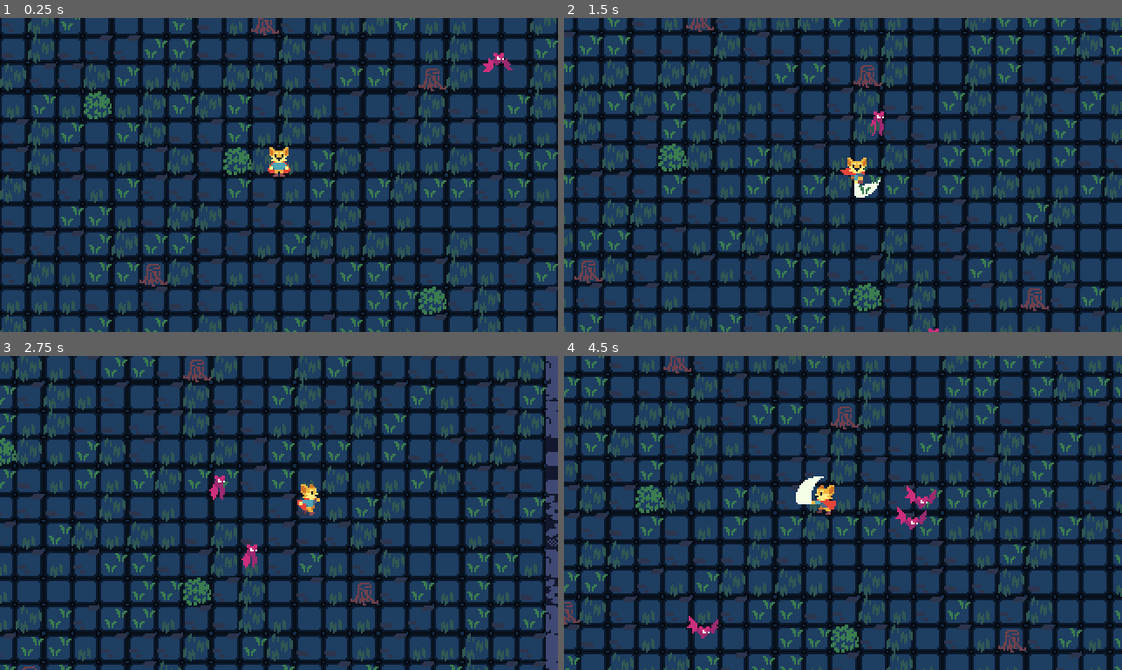
Above: before the commit, frames 1-4 (two rows, left to right).
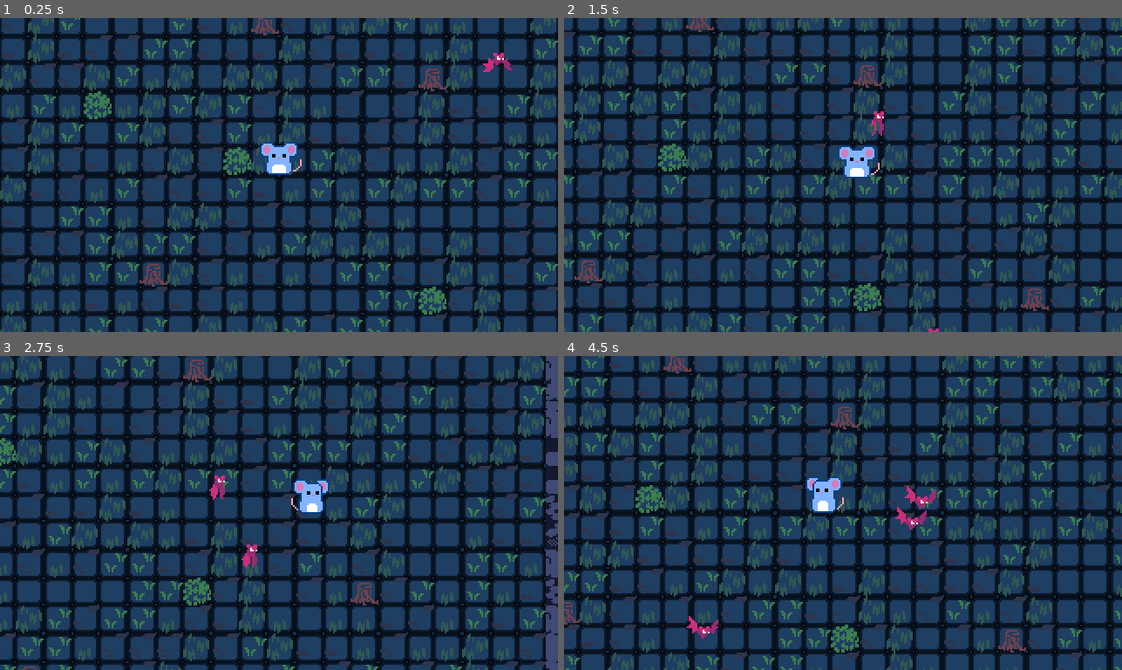
Above: after the commit, the same moments.

Repository: LiviRoseGames/GWJ-74
Game: Godot game, scene res://world.tscn
The game is run twice, just before and just after one commit, with the same random seed, the same clock (stepped at 60 frames per second) and the same inputs.
Inputs:
- Up to frame 1 (0.25 s): no input
- Up to frame 2 (1.5 s): hold D (move_right) 0.53-1.28 s; tap X (roll) at 0.6 s; hold S (move_down) from 1.28 s (still down); tap C (weapon) at 1.35 s
- Up to frame 3 (2.75 s): release S (move_down) at 2.03 s; hold D (move_right) from 2.03 s (still down); tap X (roll) at 2.1 s
- Up to frame 4 (4.5 s): release D (move_right) at 2.78 s; hold W (move_up) 2.78-3.53 s; tap C (weapon) at 2.85, 4.35 s; hold A (move_left) from 3.53 s (still down); tap X (roll) at 3.6 s

The runs differ from the first frame. In frame 1, 0.6% of the frame differs, in the area x 46-55%, y 39-51%; in frame 2, 0.7%; in frame 3, 0.6%; in frame 4, 0.7%, in the area x 41-51%, y 38-51%.

Commit message:
Updated Hero and Added Damage Boxes

Diff:
--- /dev/null
+++ b/damage_boxes/hitbox.gd
@@ -0,0 +1,29 @@
+class_name Hitbox
+extends Area2D
+
+@export var damage: = 1.0
+@export var is_storing_target: bool = false
+
+var knockback: = Vector2.ZERO
+var stored_targets: = []
+
+signal hit_hurtbox(hurtbox: Hurtbox)
+
+func _ready() -> void:
+	area_entered.connect(_on_hurtbox_entered)
+
+func clear_stored_targets() -> void:
+	stored_targets.clear()
+
+func _on_hurtbox_entered(hurtbox: Hurtbox) -> void:
+	assert(hurtbox is Hurtbox, "A hitbox is colliding with something other than a hurtbox.")
+
+	if hurtbox.is_invincible: return
+	if is_storing_target:
+		if hurtbox in stored_targets:
+			return
+		else:
+			stored_targets.append(hurtbox)
+
+	hit_hurtbox.emit(hurtbox)
+	hurtbox.hurt.emit(self)
--- /dev/null
+++ b/damage_boxes/hurtbox.gd
@@ -0,0 +1,6 @@
+class_name Hurtbox
+extends Area2D
+
+var is_invincible: = false
+
+signal hurt(hitbox: Hitbox)
--- a/enemies/bat_enemy.gd
+++ b/enemies/bat_enemy.gd
@@ -5,5 +5,11 @@
 @onready var chase_state: EnemyChaseState = EnemyChaseState.new().set_actor(self).set_navigation_agent(navigation_agent_2d)
 @onready var fsm: = FSM.new().set_state(chase_state)
 
+func _ready() -> void:
+	super()
+	hurtbox.hurt.connect(func(other_hitbox: Hitbox):
+		queue_free()
+	)
+
 func _physics_process(delta: float) -> void:
 	fsm.state.physics_process(delta)
--- a/enemies/bat_enemy.tscn
+++ b/enemies/bat_enemy.tscn
@@ -83,6 +83,13 @@
 [sub_resource type="CircleShape2D" id="CircleShape2D_d21e0"]
 radius = 5.0
 
+[sub_resource type="CapsuleShape2D" id="CapsuleShape2D_h18hp"]
+radius = 5.0
+height = 16.0
+
+[sub_resource type="CircleShape2D" id="CircleShape2D_rusk4"]
+radius = 4.0
+
 [node name="BatEnemy" instance=ExtResource("1_u40vm")]
 script = ExtResource("2_p0vmm")
 movement_stats = ExtResource("3_nvkxl")
@@ -105,3 +112,12 @@
 [node name="NavigationAgent2D" type="NavigationAgent2D" parent="." index="3"]
 path_desired_distance = 8.0
 target_desired_distance = 8.0
+
+[node name="CollisionShape2D" type="CollisionShape2D" parent="Hurtbox" index="0"]
+position = Vector2(0, -5)
+rotation = 1.5708
+shape = SubResource("CapsuleShape2D_h18hp")
+
+[node name="CollisionShape2D" type="CollisionShape2D" parent="Hitbox" index="0"]
+position = Vector2(0, -5)
+shape = SubResource("CircleShape2D_rusk4")
--- a/enemies/enemy.gd
+++ b/enemies/enemy.gd
@@ -6,6 +6,8 @@
 @onready var animation_player: AnimationPlayer = $AnimationPlayer
 @onready var collision_shape_2d: CollisionShape2D = $CollisionShape2D
 @onready var sprite_2d: Sprite2D = $Sprite2D
+@onready var hitbox: Hitbox = $Hitbox
+@onready var hurtbox: Hurtbox = $Hurtbox
 
 func _ready() -> void:
 	motion_mode = MOTION_MODE_FLOATING
--- a/enemies/enemy.tscn
+++ b/enemies/enemy.tscn
@@ -1,6 +1,8 @@
-[gd_scene load_steps=2 format=3 uid="uid://brban7mcf0cby"]
+[gd_scene load_steps=4 format=3 uid="uid://brban7mcf0cby"]
 
 [ext_resource type="Script" path="res://enemies/enemy.gd" id="1_ac7qa"]
+[ext_resource type="Script" path="res://damage_boxes/hitbox.gd" id="2_3k8og"]
+[ext_resource type="Script" path="res://damage_boxes/hurtbox.gd" id="3_cwq7k"]
 
 [node name="Enemy" type="CharacterBody2D"]
 collision_layer = 4
@@ -11,3 +13,13 @@
 [node name="AnimationPlayer" type="AnimationPlayer" parent="."]
 
 [node name="CollisionShape2D" type="CollisionShape2D" parent="."]
+
+[node name="Hurtbox" type="Area2D" parent="."]
+collision_layer = 16
+collision_mask = 0
+script = ExtResource("3_cwq7k")
+
+[node name="Hitbox" type="Area2D" parent="."]
+collision_layer = 0
+collision_mask = 8
+script = ExtResource("2_3k8og")
--- a/hero/hero.tscn
+++ b/hero/hero.tscn
@@ -1,9 +1,10 @@
-[gd_scene load_steps=19 format=3 uid="uid://brj5ty84onti0"]
-
-[ext_resource type="Texture2D" uid="uid://b2xxgij50nlqv" path="res://hero/fox_hero.png" id="1_0nolv"]
+[gd_scene load_steps=22 format=3 uid="uid://brj5ty84onti0"]
+
 [ext_resource type="Script" path="res://hero/hero.gd" id="1_5ppop"]
 [ext_resource type="Resource" uid="uid://2sdpjap33vqr" path="res://hero/basic_hero_movement_stats.tres" id="2_l2chn"]
 [ext_resource type="Resource" uid="uid://l0xn28cyrg2i" path="res://hero/roll_hero_movement_stats.tres" id="3_jl1v1"]
+[ext_resource type="Texture2D" uid="uid://dgaucoghw55fq" path="res://hero/Mouse.png" id="4_3snup"]
+[ext_resource type="Script" path="res://damage_boxes/hurtbox.gd" id="5_2d8qi"]
 
 [sub_resource type="Animation" id="Animation_bpvwk"]
 length = 0.001
@@ -49,7 +50,7 @@
 "times": PackedFloat32Array(0),
 "transitions": PackedFloat32Array(1),
 "update": 1,
-"values": [7]
+"values": [9]
 }
 
 [sub_resource type="Animation" id="Animation_q2ajr"]
@@ -65,7 +66,7 @@
 "times": PackedFloat32Array(0),
 "transitions": PackedFloat32Array(1),
 "update": 1,
-"values": [14]
+"values": [3]
 }
 
 [sub_resource type="Animation" id="Animation_5w364"]
@@ -121,7 +122,7 @@
 
 [sub_resource type="Animation" id="Animation_n88un"]
 resource_name = "run_down"
-length = 0.6
+length = 0.3
 loop_mode = 1
 step = 0.1
 tracks/0/type = "value"
@@ -131,15 +132,15 @@
 tracks/0/interp = 1
 tracks/0/loop_wrap = true
 tracks/0/keys = {
-"times": PackedFloat32Array(0, 0.1, 0.2, 0.3, 0.4, 0.5),
-"transitions": PackedFloat32Array(1, 1, 1, 1, 1, 1),
-"update": 1,
-"values": [1, 2, 3, 4, 5, 6]
+"times": PackedFloat32Array(0, 0.1, 0.2),
+"transitions": PackedFloat32Array(1, 1, 1),
+"update": 1,
+"values": [0, 1, 2]
 }
 
 [sub_resource type="Animation" id="Animation_1c4f4"]
 resource_name = "run_side"
-length = 0.6
+length = 0.3
 loop_mode = 1
 step = 0.1
 tracks/0/type = "value"
@@ -149,14 +150,15 @@
 tracks/0/interp = 1
 tracks/0/loop_wrap = true
 tracks/0/keys = {
-"times": PackedFloat32Array(0, 0.1, 0.2, 0.3, 0.4, 0.5),
-"transitions": PackedFloat32Array(1, 1, 1, 1, 1, 1),
-"update": 1,
-"values": [8, 9, 10, 11, 12, 13]
+"times": PackedFloat32Array(0, 0.1, 0.2),
+"transitions": PackedFloat32Array(1, 1, 1),
+"update": 1,
+"values": [9, 10, 11]
 }
 
 [sub_resource type="Animation" id="Animation_w7sy5"]
 resource_name = "run_up"
+length = 0.3
 loop_mode = 1
 step = 0.1
 tracks/0/type = "value"
@@ -166,10 +168,10 @@
 tracks/0/interp = 1
 tracks/0/loop_wrap = true
 tracks/0/keys = {
-"times": PackedFloat32Array(0, 0.1, 0.2, 0.3, 0.4, 0.5),
-"transitions": PackedFloat32Array(1, 1, 1, 1, 1, 1),
-"update": 1,
-"values": [15, 16, 17, 18, 19, 20]
+"times": PackedFloat32Array(0, 0.1, 0.2),
+"transitions": PackedFloat32Array(1, 1, 1),
+"update": 1,
+"values": [3, 4, 5]
 }
 
 [sub_resource type="Animation" id="Animation_yu8mx"]
@@ -223,9 +225,27 @@
 "values": [29, 30, 31, 32]
 }
 
+[sub_resource type="Animation" id="Animation_k336c"]
+resource_name = "die"
+length = 0.3
+step = 0.1
+tracks/0/type = "value"
+tracks/0/imported = false
+tracks/0/enabled = true
+tracks/0/path = NodePath("FlipAnchor/Sprite2D:frame")
+tracks/0/interp = 1
+tracks/0/loop_wrap = true
+tracks/0/keys = {
+"times": PackedFloat32Array(0, 0.1, 0.2),
+"transitions": PackedFloat32Array(1, 1, 1),
+"update": 1,
+"values": [17, 16, 15]
+}
+
 [sub_resource type="AnimationLibrary" id="AnimationLibrary_7lk25"]
 _data = {
 "RESET": SubResource("Animation_bpvwk"),
+"die": SubResource("Animation_k336c"),
 "idle_down": SubResource("Animation_62b12"),
 "idle_side": SubResource("Animation_wp1cp"),
 "idle_up": SubResource("Animation_q2ajr"),
@@ -240,6 +260,10 @@
 "sword_up": SubResource("Animation_3cpj2")
 }
 
+[sub_resource type="CapsuleShape2D" id="CapsuleShape2D_o8xvt"]
+radius = 6.0
+height = 16.0
+
 [node name="Hero" type="CharacterBody2D"]
 collision_layer = 2
 script = ExtResource("1_5ppop")
@@ -249,12 +273,13 @@
 [node name="FlipAnchor" type="Node2D" parent="."]
 
 [node name="Sprite2D" type="Sprite2D" parent="FlipAnchor"]
-texture = ExtResource("1_0nolv")
-offset = Vector2(0, -9)
-hframes = 48
+texture = ExtResource("4_3snup")
+offset = Vector2(0, -16)
+hframes = 3
+vframes = 6
 
 [node name="CollisionPolygon2D" type="CollisionPolygon2D" parent="."]
-polygon = PackedVector2Array(0, 1, 3, -3, 0, -8, -3, -3)
+polygon = PackedVector2Array(0, 1, 6, -3, 0, -10, -6, -3)
 
 [node name="AnimationPlayer" type="AnimationPlayer" parent="."]
 libraries = {
@@ -262,3 +287,12 @@
 }
 
 [node name="RemoteTransform2D" type="RemoteTransform2D" parent="."]
+
+[node name="Hurtbox" type="Area2D" parent="."]
+collision_layer = 8
+collision_mask = 0
+script = ExtResource("5_2d8qi")
+
+[node name="CollisionShape2D" type="CollisionShape2D" parent="Hurtbox"]
+position = Vector2(0, -8)
+shape = SubResource("CapsuleShape2D_o8xvt")
--- a/project.godot
+++ b/project.godot
@@ -77,6 +77,14 @@
 ]
 }
 
+[layer_names]
+
+2d_physics/layer_1="world"
+2d_physics/layer_2="player"
+2d_physics/layer_3="enemy"
+2d_physics/layer_4="player_hurtbox"
+2d_physics/layer_5="enemy_hurtbox"
+
 [rendering]
 
 textures/canvas_textures/default_texture_filter=0
Not shown: 1 places in enemies/bat_enemy.tscn that only renumber resources
Binary file added: hero/Mouse.png
Not shown, added: hero/Mouse.png.import
